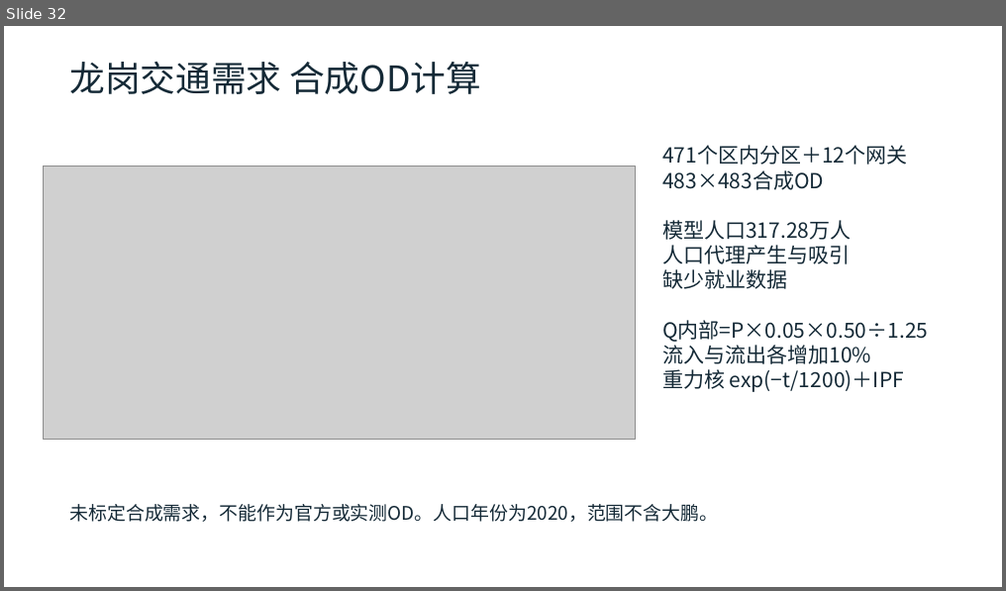
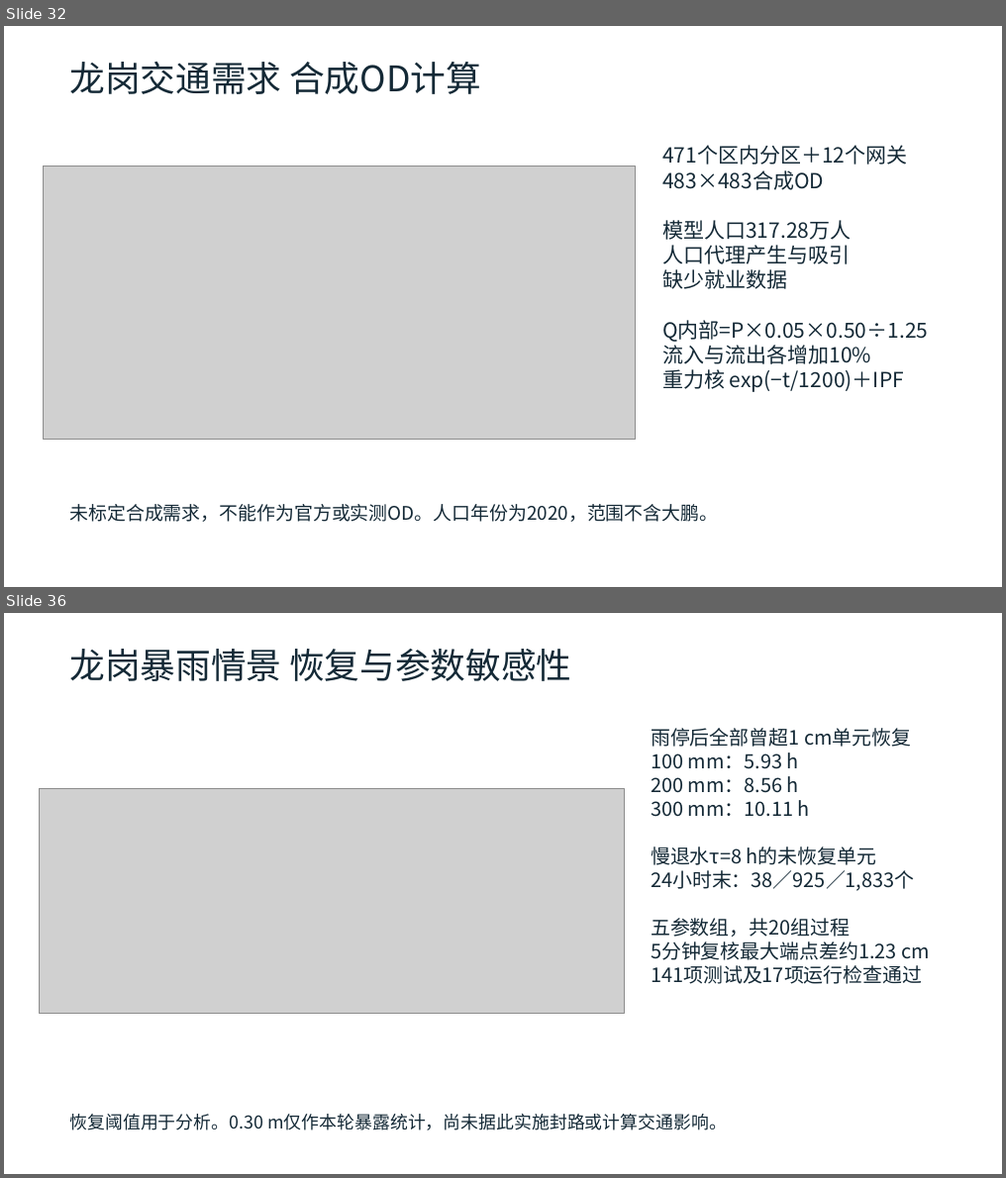
Before and after one commit to zhzhzh666/jiaotong, a slide deck: docs/deliverables/开题与阶段进展汇报.pptx. Shown one above the other, each under a label of ours: slide 32 before the commit, slides 32 and 36 after it; the slides between them are not shown. The pictures are 1006x591 and 1006x1178 pixels, drawn with LibreOffice and Linux fonts; fonts in the diff are those of the drawing; grey boxes stand for pictures. Boxes give left, top, right and bottom in pixels: in the first picture for what was removed or moved away, otherwise in the second. Text is boxed around its words. In the diff, an @@ line names an element or a change of style, - is before the commit and + after.

```diff
--- a/docs/deliverables/开题与阶段进展汇报.pptx
+++ b/docs/deliverables/开题与阶段进展汇报.pptx
@@ slide 36 added at (4, 613, 1002, 1174), background #FFFFFF @@
@@ text added at (69, 649, 571, 681), 34 pt, text #142936 @@
+龙岗暴雨情景 恢复与参数敏感性
@@ text added at (650, 728, 930, 984), 19 pt, text #142936 @@
+雨停后全部曾超1 cm单元恢复
+100 mm：5.93 h
+200 mm：8.56 h
+300 mm：10.11 h
+慢退水τ=8 h的未恢复单元
+24小时末：38／925／1,833个
+五参数组，共20组过程
+5分钟复核最大端点差约1.23 cm
+141项测试及17项运行检查通过
@@ picture added at (40, 789, 624, 1014) @@
@@ text added at (69, 1114, 727, 1131), 17 pt, text #142936 @@
+恢复阈值用于分析。0.30 m仅作本轮暴露统计，尚未据此实施封路或计算交通影响。
```
Also in this commit, not shown: 9 slides changed, 3 other slides added, 19 other files.
